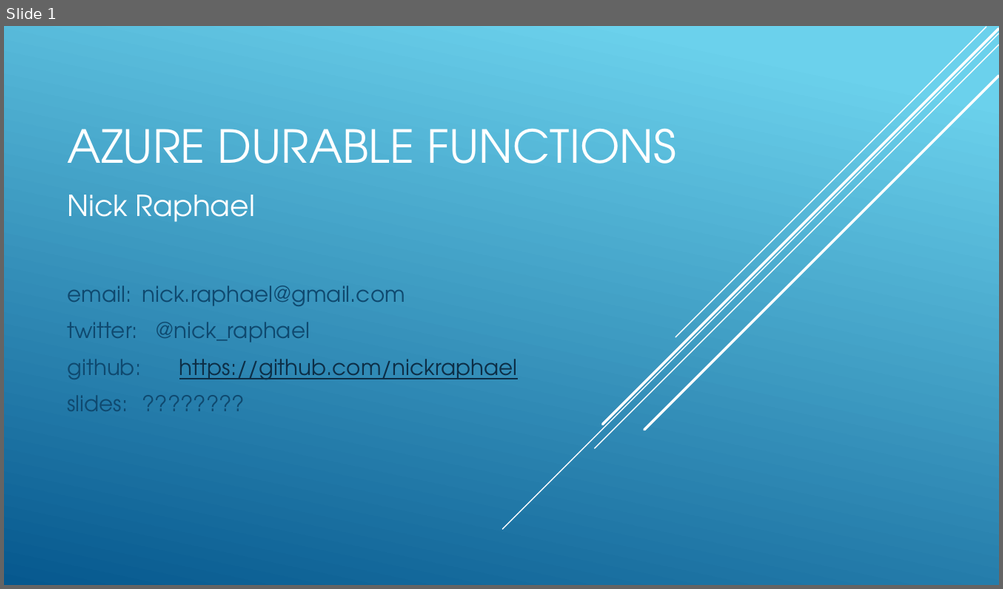
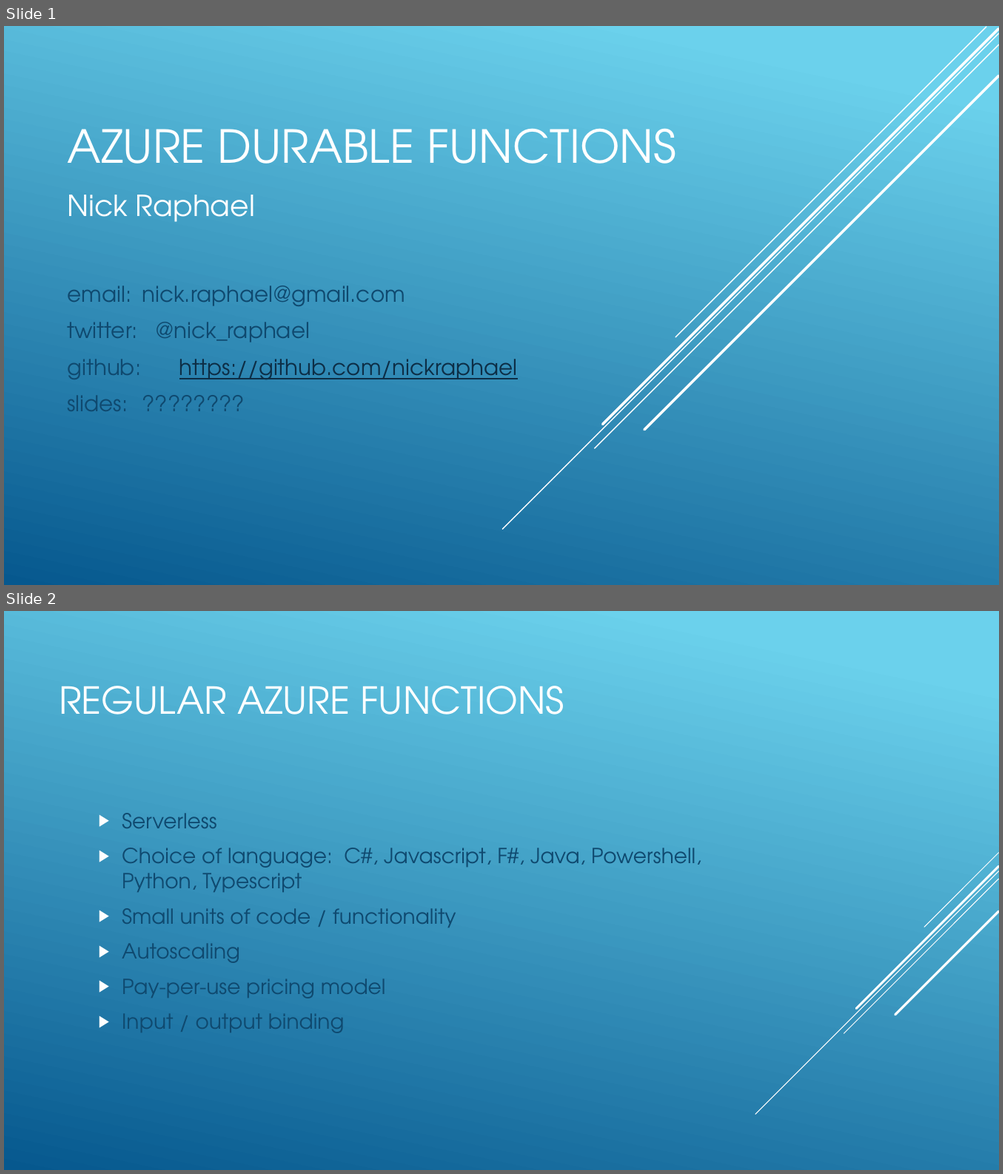
Before and after one commit to nickraphael/Presentations, a slide deck: Azure Durable Functions.pptx. Shown one above the other, each under a label of ours: slide 1 before the commit, slides 1 and 2 after it. The pictures are 1003x589 and 1003x1174 pixels, drawn with LibreOffice and Linux fonts; fonts in the diff are those of the drawing. Boxes give left, top, right and bottom in pixels: in the first picture for what was removed or moved away, otherwise in the second. Text is boxed around its words. In the diff, an @@ line names an element or a change of style, - is before the commit and + after.

```diff
--- a/Azure Durable Functions.pptx
+++ b/Azure Durable Functions.pptx
@@ slide 2 added at [4,611,999,1170], background gradient #6ED2EB to #06588E @@
@@ title added at [59,686,564,715], 36 pt, text #FFFFFF @@
+REGULAR AZURE FUNCTIONS
@@ text added at [122,813,701,1034], 20 pt, text #0F496F @@
+▶ Serverless
+▶ Choice of language: C#, Javascript, F#, Java, Powershell, Python, Typescript
+▶ Small units of code / functionality
+▶ Autoscaling
+▶ Pay-per-use pricing model
+▶ Input / output binding
@@ group added at [755,853,999,1115]: 5 lines @@
```
Also in this commit, not shown: 2 other slides added.
